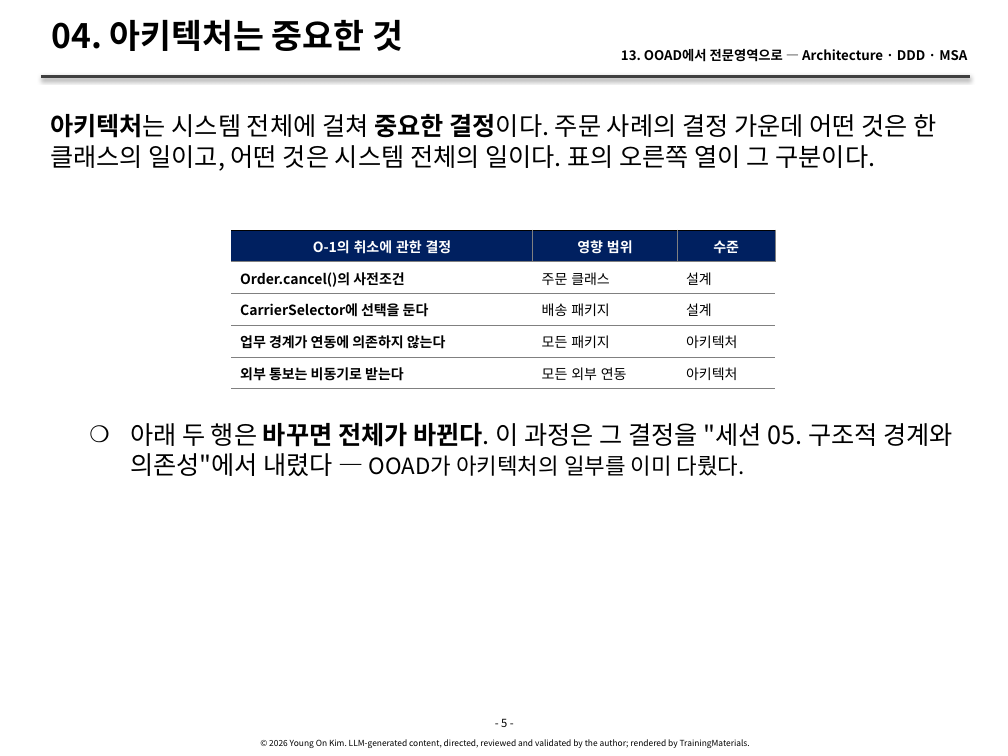
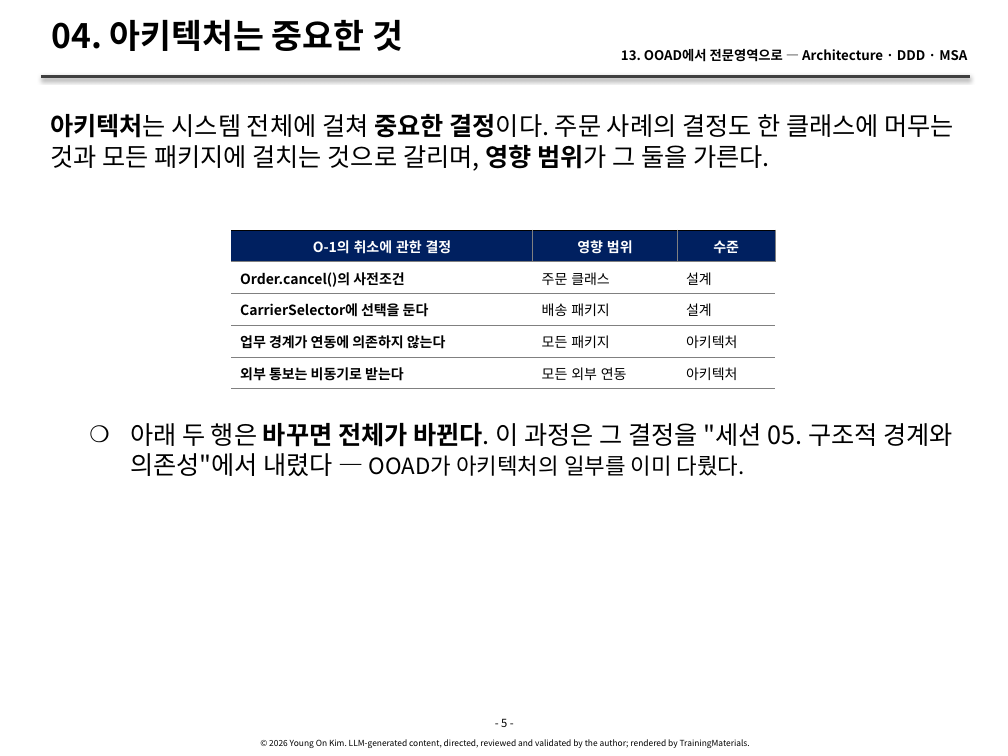
Before and after one commit to YoungSan77/TrainingMaterials, a slide deck: slide 5 of courses/ooad/sessions/s13.pptx. Drawn at 1008x756 pixels with LibreOffice and Linux fonts; fonts in the diff are those of the drawing. Boxes give left, top, right and bottom in pixels: in the first picture for what was removed or moved away, otherwise in the second. Text is boxed around its words. In the diff, an @@ line names an element or a change of style, - is before the commit and + after.

```diff
--- a/courses/ooad/sessions/s13.pptx
+++ b/courses/ooad/sessions/s13.pptx
@@ text at (50,114,954,171): text changed @@
-아키텍처는 시스템 전체에 걸쳐 중요한 결정이다. 주문 사례의 결정 가운데 어떤 것은 한 클래스의 일이고, 어떤 것은 시스템 전체의 일이다. 표의 오른쪽 열이 그 구분이다.
+아키텍처는 시스템 전체에 걸쳐 중요한 결정이다. 주문 사례의 결정도 한 클래스에 머무는 것과 모든 패키지에 걸치는 것으로 갈리며, 영향 범위가 그 둘을 가른다.
```
Also in this commit, not shown: 3 other slides changed, 9 other files.
